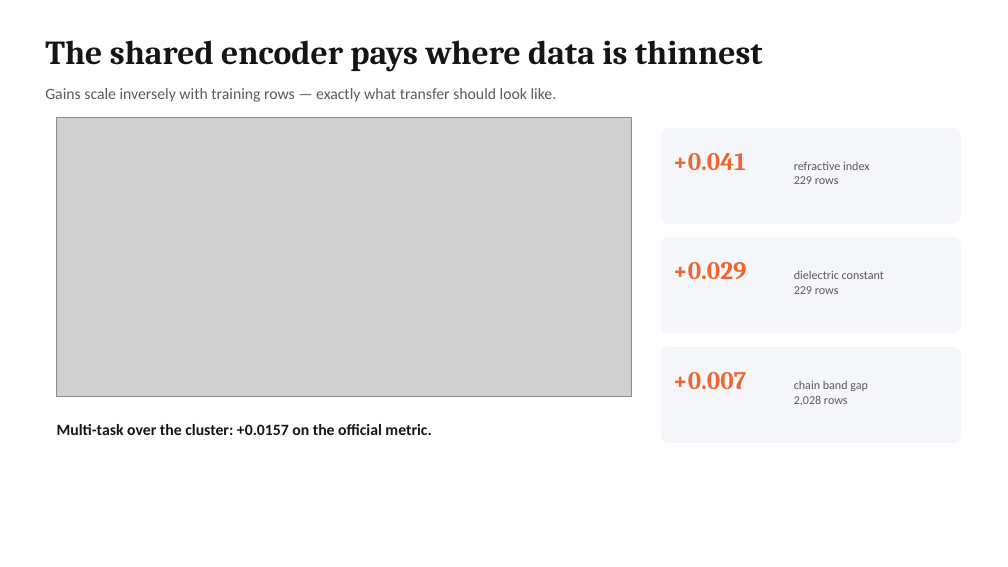
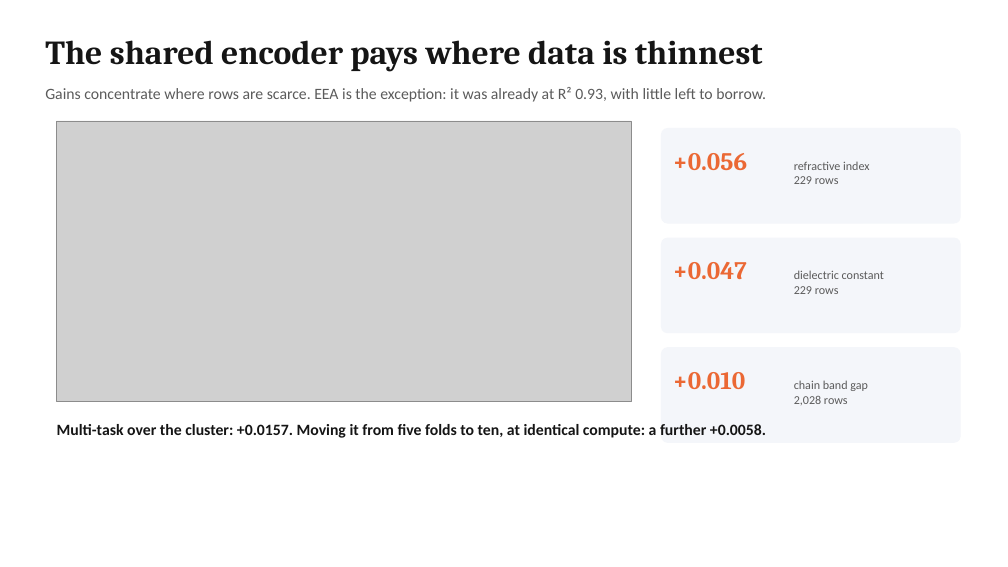
Before and after one commit to Sahilo6/amalgam-polymer, a slide deck: slide 5 of deck/NeonNull_Amalgam_Finale.pptx. Drawn at 1008x567 pixels with LibreOffice and Linux fonts; fonts in the diff are those of the drawing; grey boxes stand for pictures. Boxes give left, top, right and bottom in pixels: in the first picture for what was removed or moved away, otherwise in the second. Text is boxed around its words. In the diff, an @@ line names an element or a change of style, - is before the commit and + after.

```diff
--- a/deck/NeonNull_Amalgam_Finale.pptx
+++ b/deck/NeonNull_Amalgam_Finale.pptx
@@ text at (45,87,766,102): text changed @@
-Gains scale inversely with training rows — exactly what transfer should look like.
+Gains concentrate where rows are scarce. EEA is the exception: it was already at R² 0.93, with little left to borrow.
@@ picture: place and size @@
-picture at (57,117,631,397)
+picture at (57,121,631,402)
@@ text at (673,153,747,170): text changed @@
-+0.041
++0.056
@@ text at (673,262,747,279): text changed @@
-+0.029
++0.047
@@ text at (673,372,746,389): text changed @@
-+0.007
++0.010
@@ text at (57,424,766,438): text changed @@
-Multi-task over the cluster: +0.0157 on the official metric.
+Multi-task over the cluster: +0.0157. Moving it from five folds to ten, at identical compute: a further +0.0058.
```
Also in this commit, not shown: 4 other slides changed, 12 other files.
